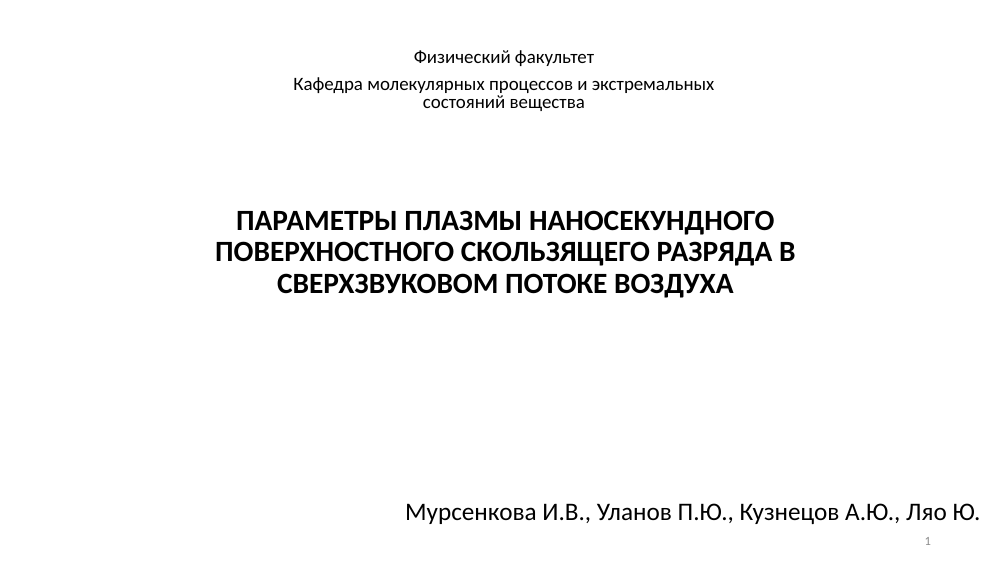
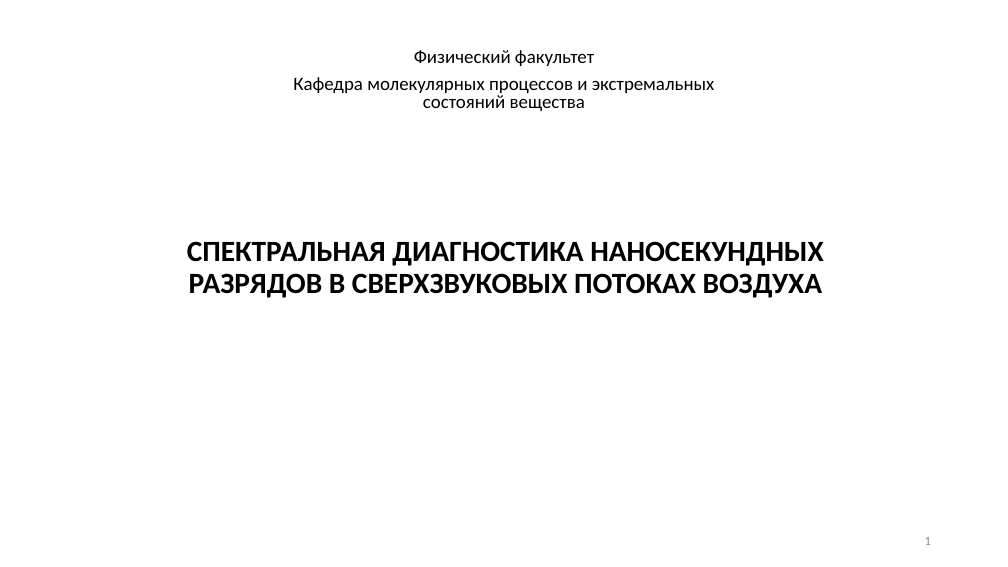
Before and after one commit to ulanich/msu, a slide deck: slide 1 of конференция/звенигород 21/звенигород21.pptx. Drawn at 1008x567 pixels with LibreOffice and Linux fonts; fonts in the diff are those of the drawing. Boxes give left, top, right and bottom in pixels: in the first picture for what was removed or moved away, otherwise in the second. Text is boxed around its words. In the diff, an @@ line names an element or a change of style, - is before the commit and + after.

Commit message:
МММ

```diff
--- a/конференция/звенигород 21/звенигород21.pptx
+++ b/конференция/звенигород 21/звенигород21.pptx
@@ title at <box>187,241,824,298</box>: text changed @@
-ПАРАМЕТРЫ ПЛАЗМЫ НАНОСЕКУНДНОГО ПОВЕРХНОСТНОГО СКОЛЬЗЯЩЕГО РАЗРЯДА В СВЕРХЗВУКОВОМ ПОТОКЕ ВОЗДУХА
+СПЕКТРАЛЬНАЯ ДИАГНОСТИКА НАНОСЕКУНДНЫХ РАЗРЯДОВ В СВЕРХЗВУКОВЫХ ПОТОКАХ ВОЗДУХА
@@ subtitle removed at <box>405,503,981,524</box> @@
-Мурсенкова И.В., Уланов П.Ю., Кузнецов А.Ю., Ляо Ю.
```
